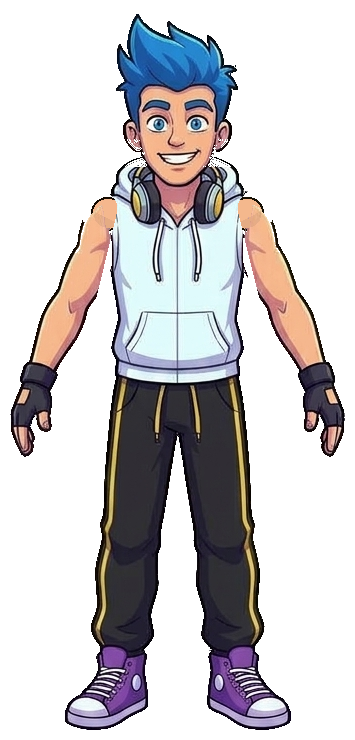
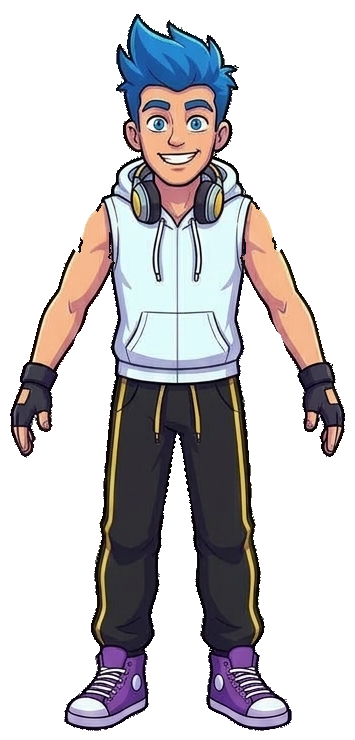
Layered file, before and after one edit (355 × 740). Changes by layer:
renamed "hand_L" to "arm_lo_L", painted on it over [240, 240, 345, 457]
renamed "hand_R" to "arm_lo_R", painted on it over [10, 242, 115, 458]
moved "head" above "body", painted on it over [116, 15, 239, 174]
renamed "arm_lower_L" to "body", painted on it over [64, 147, 333, 731]
removed layer "arm_lower_R" over [22, 308, 83, 376]
removed layer "torso" over [97, 167, 259, 396]
renamed "arm_upper_L" to "arm_up_L", painted on it over [237, 192, 311, 327]
renamed "arm_upper_R" to "arm_up_R", painted on it over [44, 193, 118, 323]
removed layer "leg_upper_L" over [178, 380, 255, 528]
removed layer "leg_upper_R" over [101, 381, 179, 527]
removed layer "leg_lower_L" over [193, 507, 292, 731]
removed layer "leg_lower_R" over [64, 507, 162, 731]
